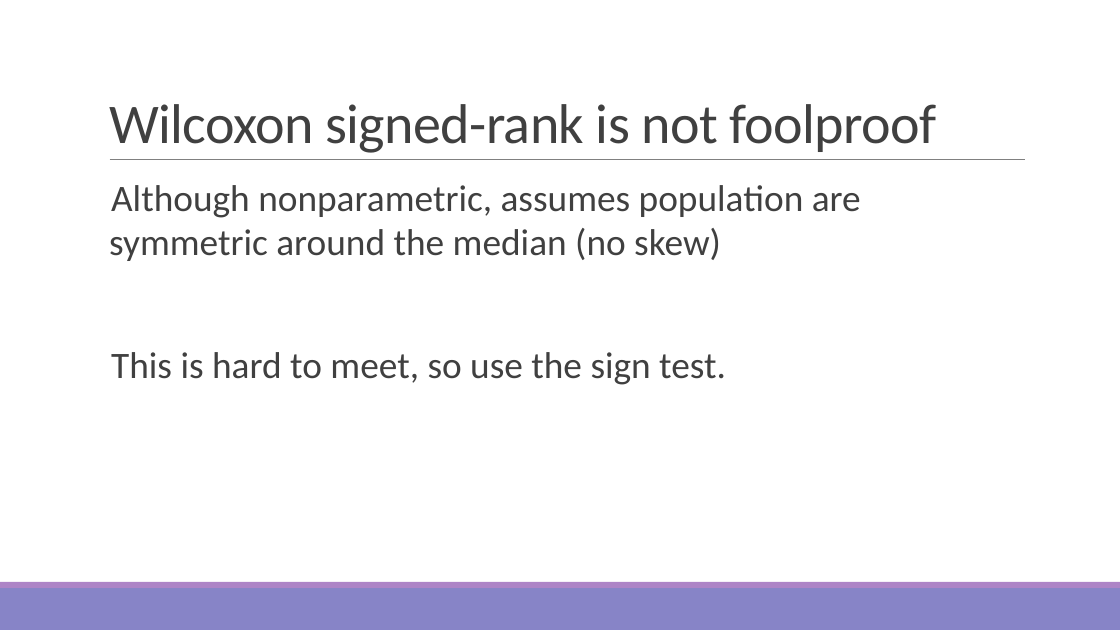
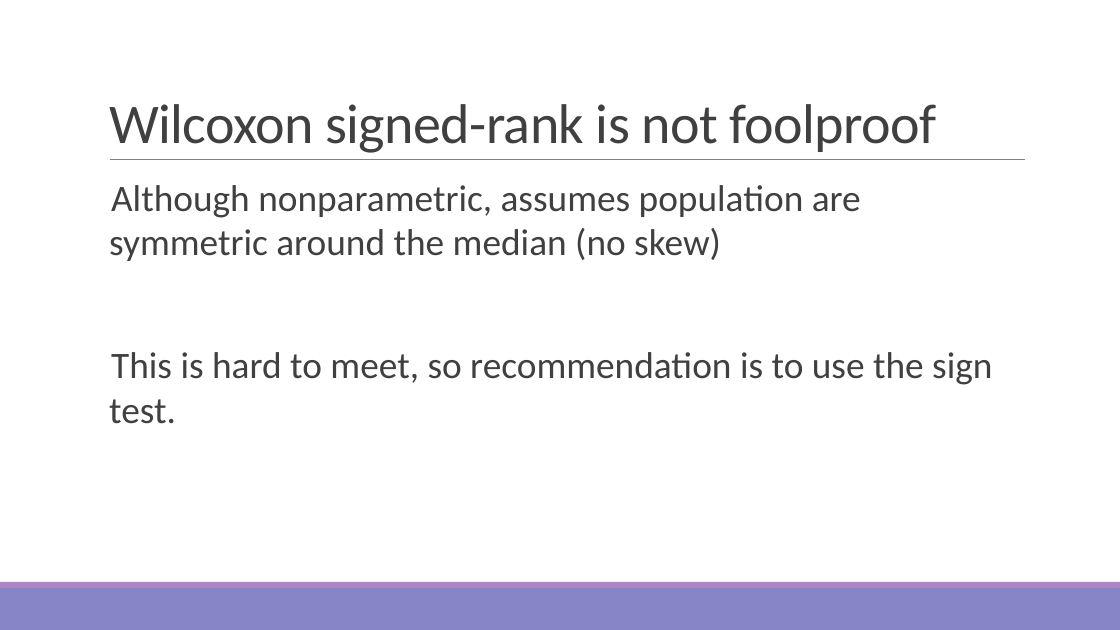
Before and after one commit to sjspielman/bio5312_fall2017, a slide deck: slide 18 of slides/day7_nonparametric_tidyr.pptx. Drawn at 1120x630 pixels with LibreOffice and Linux fonts; fonts in the diff are those of the drawing. Boxes give left, top, right and bottom in pixels: in the first picture for what was removed or moved away, otherwise in the second. Text is boxed around its words. In the diff, an @@ line names an element or a change of style, - is before the commit and + after.

```diff
--- a/slides/day7_nonparametric_tidyr.pptx
+++ b/slides/day7_nonparametric_tidyr.pptx
@@ text at [109,352,992,424]: text changed @@
-  This is hard to meet, so use the sign test.
+  This is hard to meet, so recommendation is to use the sign test.
```
Also in this commit, not shown: 9 other slides changed, 5 slides added, 1 slide removed, 1 other file.
